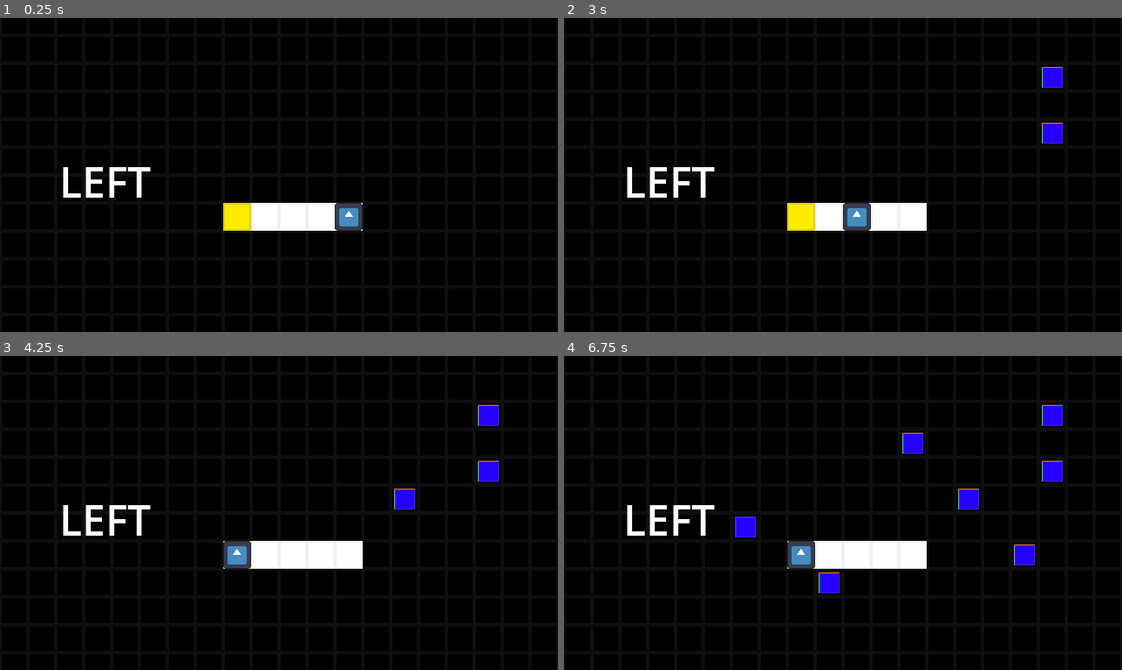
Above: before the commit, frames 1-4 (two rows, left to right).
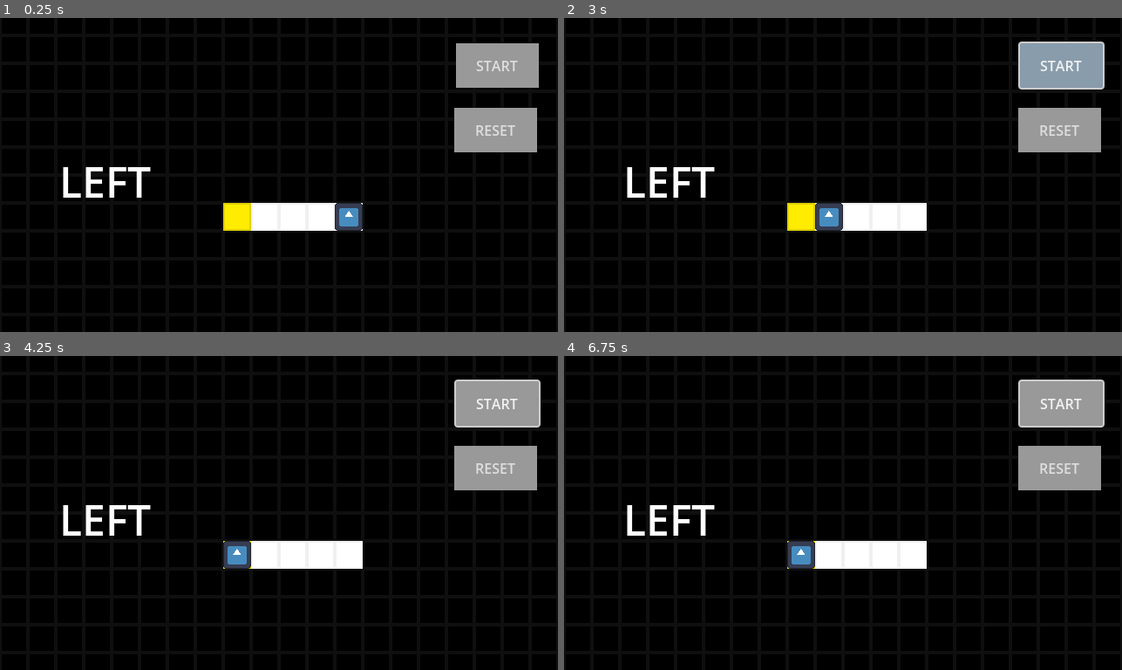
Above: after the commit, the same moments.

Repository: billyrieger/gmtk-jam-2032
Game: Godot game, scene res://game.tscn
The game is run twice, just before and just after one commit, with the same random seed, the same clock (stepped at 60 frames per second) and the same inputs. The engine's default icon, where the game draws it, is replaced by a stand-in: a white triangle on a blue panel in a dark square.
Inputs (mouse positions are in pixels of both pictures, inside the frame that each line leads up to):
- Up to frame 1 (0.25 s): no input
- Up to frame 2 (3 s): click (1060, 131) at 0.5 s, where only the run after the commit has a clickable "RESET"; click (1060, 65) at 1.25 s, where only the run after the commit has a clickable "START"; click (1060, 65) at 2 s, where only the run after the commit has a clickable "START"; click (1060, 65) at 2.75 s, where only the run after the commit has a clickable "START"
- Up to frame 3 (4.25 s): tap Enter at 3.5 s; move the mouse to (401, 497) at 3.52 s; click (401, 497) at 3.67 s
- Up to frame 4 (6.75 s): move the mouse to (731, 528) at 4.27 s; click (731, 528) at 4.42 s; tap Space at 5, 6.5 s; move the mouse to (898, 443) at 5.02 s; click (898, 443) at 5.17 s; tap Enter at 5.75 s; move the mouse to (815, 575) at 5.77 s; click (815, 575) at 5.92 s; move the mouse to (1010, 560) at 6.52 s; click (1010, 560) at 6.67 s

The runs differ from the first frame. In frame 1, 4.2% of the frame differs, in the area x 81-97%, y 8-43%; in frame 2, 5.3%; in frame 3, 4.7%; in frame 4, 5.7%, in the area x 30-97%, y 7-76%.

Commit message:
WIP

Diff:
--- a/Level.gd
+++ b/Level.gd
@@ -35,7 +35,8 @@
 func update_move_text():
 	for i in range(len($MoveTextContainer.get_children())):
 		var node = $MoveTextContainer.get_child(i)
-		if (i+1) % len(player_moves) == next_move_index:
+		var move = i if $Player/Timer.is_stopped() else i+1
+		if move % len(player_moves) == next_move_index:
 			node.add_theme_font_size_override("font_size", FONT_SIZE_LARGE)
 		else:
 			node.add_theme_font_size_override("font_size", FONT_SIZE_NORMAL)
@@ -105,8 +106,17 @@
 			# don't spawn a block if something is already there
 			if get_child_at(map_coords):
 				return
-			# don't spawn a block directly on a sensor
-			if get_cell_atlas_coords(0, map_coords) in [SENSOR_TILE_COORDS, ACTIVE_SENSOR_TILE_COORDS]:
+			# don't spawn a block directly on something else
+			if get_cell_atlas_coords(0, map_coords) in [WALL_TILE_COORDS, SENSOR_TILE_COORDS, ACTIVE_SENSOR_TILE_COORDS]:
 				return
 			print("spawning block at ", map_coords)
 			spawn_block(map_coords)
+
+
+func _on_start_button_pressed():
+	$Player/Timer.start()
+	$Player._on_timer_timeout()
+
+
+func _on_reset_button_pressed():
+	get_tree().reload_current_scene()
--- a/level0.tscn
+++ b/level0.tscn
@@ -21,6 +21,11 @@
 tile_size = Vector2i(32, 32)
 sources/2 = SubResource("TileSetAtlasSource_aoacj")
 
+[sub_resource type="StyleBoxFlat" id="StyleBoxFlat_ht84v"]
+
+[sub_resource type="StyleBoxFlat" id="StyleBoxFlat_fjo6l"]
+bg_color = Color(0.537255, 0.611765, 0.67451, 1)
+
 [node name="Level" type="TileMap"]
 texture_filter = 1
 position = Vector2(320, 180)
@@ -42,3 +47,24 @@
 offset_bottom = 156.0
 alignment = 1
 vertical = true
+
+[node name="StartButton" type="Button" parent="."]
+offset_left = 203.0
+offset_top = -151.0
+offset_right = 298.0
+offset_bottom = -100.0
+theme_override_styles/normal = SubResource("StyleBoxFlat_ht84v")
+theme_override_styles/hover = SubResource("StyleBoxFlat_fjo6l")
+text = "START"
+
+[node name="ResetButton" type="Button" parent="."]
+offset_left = 201.0
+offset_top = -77.0
+offset_right = 296.0
+offset_bottom = -26.0
+theme_override_styles/normal = SubResource("StyleBoxFlat_ht84v")
+theme_override_styles/hover = SubResource("StyleBoxFlat_fjo6l")
+text = "RESET"
+
+[connection signal="pressed" from="StartButton" to="." method="_on_start_button_pressed"]
+[connection signal="pressed" from="ResetButton" to="." method="_on_reset_button_pressed"]
--- a/level1.tscn
+++ b/level1.tscn
@@ -21,6 +21,11 @@
 tile_size = Vector2i(32, 32)
 sources/2 = SubResource("TileSetAtlasSource_aoacj")
 
+[sub_resource type="StyleBoxFlat" id="StyleBoxFlat_u3abe"]
+
+[sub_resource type="StyleBoxFlat" id="StyleBoxFlat_kmerb"]
+bg_color = Color(0.537255, 0.611765, 0.67451, 1)
+
 [node name="Level" type="TileMap"]
 texture_filter = 1
 position = Vector2(320, 180)
@@ -41,3 +46,14 @@
 offset_bottom = 156.0
 alignment = 1
 vertical = true
+
+[node name="Button" type="Button" parent="."]
+offset_left = 204.0
+offset_top = -151.0
+offset_right = 298.0
+offset_bottom = -109.0
+theme_override_styles/normal = SubResource("StyleBoxFlat_u3abe")
+theme_override_styles/hover = SubResource("StyleBoxFlat_kmerb")
+text = "START"
+
+[connection signal="pressed" from="Button" to="." method="_on_start_button_pressed"]
--- a/player.tscn
+++ b/player.tscn
@@ -9,6 +9,5 @@
 script = ExtResource("2_77xe7")
 
 [node name="Timer" type="Timer" parent="."]
-autostart = true
 
 [connection signal="timeout" from="Timer" to="." method="_on_timer_timeout"]
Not shown: 1 places in level0.tscn that only renumber resources
Not shown: 1 places in level1.tscn that only renumber resources
